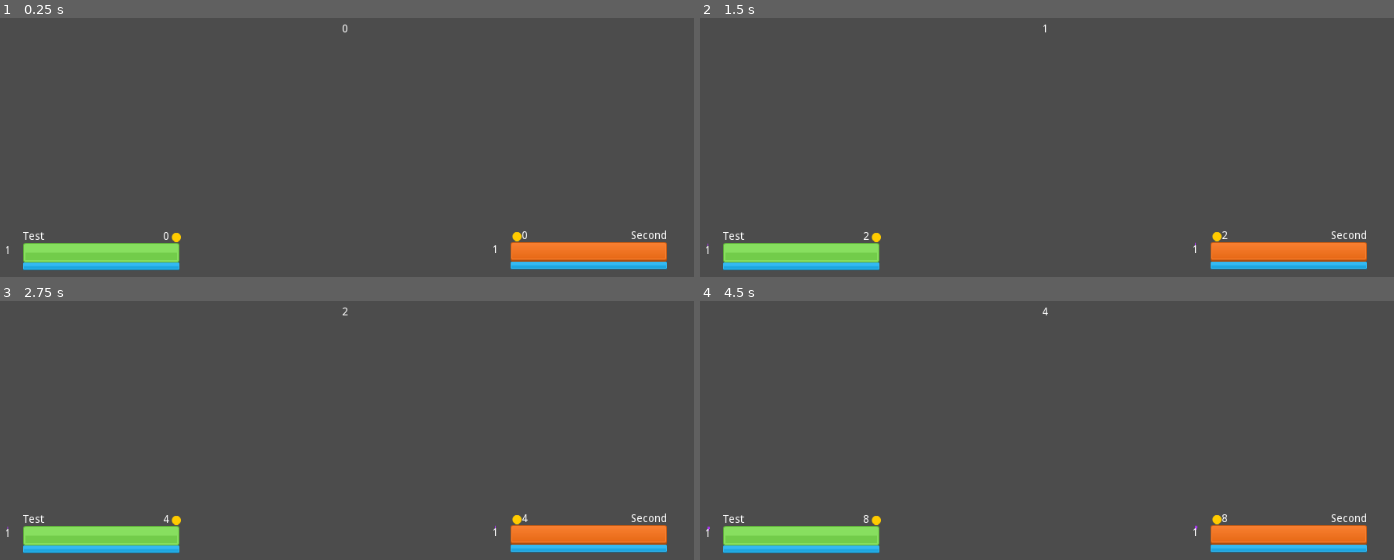
Above: before the commit, frames 1-4 (two rows, left to right).
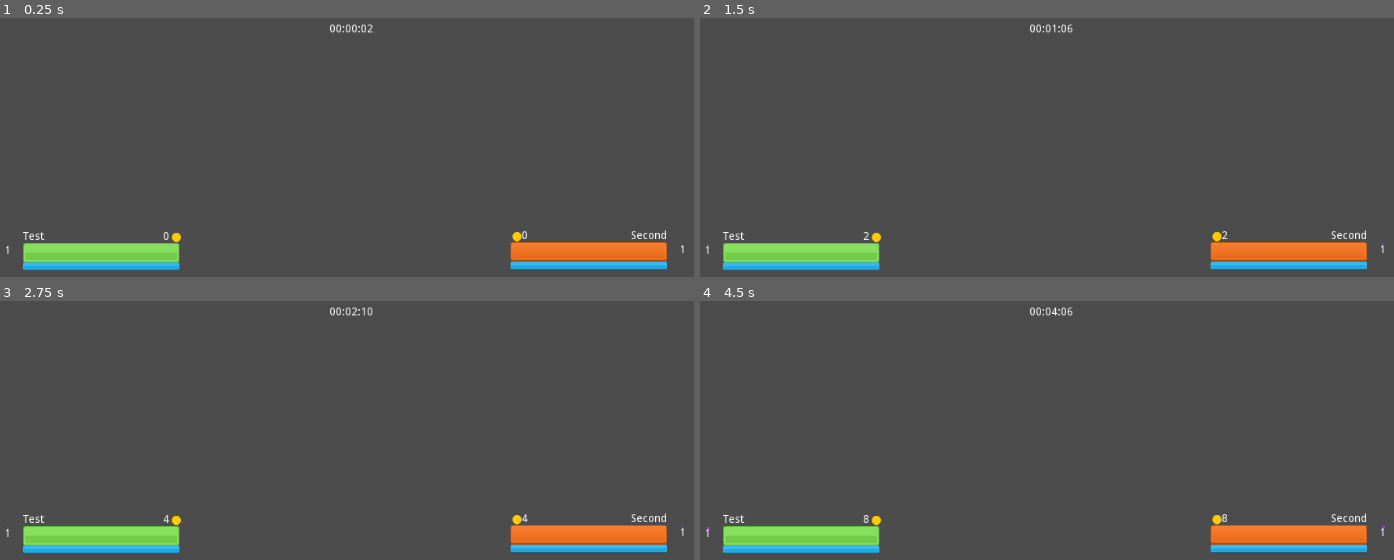
Above: after the commit, the same moments.

Repository: BliznyukNM/moba-manager
Game: Godot game, scene res://src/Match.tscn
Two runs of this game, one before a commit and one after it. Both use one fixed random seed, a clock stepped at 60 frames per second and the inputs below. The project has no main scene, so this scene is started directly.
Inputs:
- Up to frame 1 (0.25 s): no input
- Up to frame 2 (1.5 s): tap Enter at 0.5 s
- Up to frame 3 (2.75 s): no input
- Up to frame 4 (4.5 s): tap Space at 2.75 s; tap Enter at 3.5 s

The runs differ from the first frame. In frame 1, 0.1% of the frame differs, in the area x 47-99%, y 2-91%; in frame 2, 0.1%; in frame 3, 0.1%; in frame 4, 0.2%.

Commit message:
added time on top of the match UI

Diff:
--- a/moba-manager/src/CooldownValue.gd
+++ b/moba-manager/src/CooldownValue.gd
@@ -16,13 +16,12 @@
 	if on_cooldown: cooldown = max_cooldown
 
 
-var is_ready: bool setget , get_is_ready
-func get_is_ready() -> bool:
+func is_ready() -> bool:
 	return cooldown == 0
 
 
 func trigger() -> void:
-	if not self.is_ready: assert("attempt to trigger ability in cooldown")
+	if not is_ready(): assert("attempt to trigger ability in cooldown")
 	cooldown = max_cooldown
 
 
--- a/moba-manager/src/DireHeroUI.tscn
+++ b/moba-manager/src/DireHeroUI.tscn
@@ -28,3 +28,9 @@
 anchor_right = 0.0
 margin_left = -12.0
 margin_right = 0.0
+
+[node name="Experience" parent="." index="4"]
+anchor_left = 1.0
+anchor_right = 1.0
+margin_left = 10.0
+margin_right = 30.0
--- a/moba-manager/src/Match.gd
+++ b/moba-manager/src/Match.gd
@@ -5,14 +5,15 @@
 
 
 # TODO: move to some kind of hero database
-onready var heroes: Dictionary = {
+onready var heroes: = {
 	HeroKey.Test: preload("res://src/heroes/TestHero.tscn"),
 	HeroKey.SecondTest: preload("res://src/heroes/SecondTestHero.tscn")
 }
 
 
-onready var ui_root: MatchUI = $MatchUI
-onready var heroes_root: Node = $Heroes
+onready var ui_root: = $MatchUI
+onready var heroes_root: = $Heroes
+onready var time: = $"/root/Time"
 
 
 var _update_cooldown: float
@@ -34,11 +35,11 @@
 	for hero in heroes_root.get_children():
 		hero.update()
 	ui_root.update()
-	$"/root/Time".tick()
+	time.tick()
 
 
 func _physics_process(delta: float) -> void:
-	_update_cooldown += delta * $"/root/Time".updates_per_second * _time_multiplier
+	_update_cooldown += delta * time.updates_per_second * _time_multiplier
 	var ticks_amount = int(_update_cooldown)
 
 	for _i in range(0, ticks_amount):
--- a/moba-manager/src/MatchUI.gd
+++ b/moba-manager/src/MatchUI.gd
@@ -26,4 +26,4 @@
 	for fraction in ui_roots:
 		for hero in ui_roots[fraction].get_children():
 			hero.update()
-	time_label.text = str(time.get_passed_seconds())
+	time_label.text = str(time.get_passed_time())
--- a/moba-manager/src/Time.gd
+++ b/moba-manager/src/Time.gd
@@ -11,5 +11,9 @@
 	_ticks_passed += 1
 
 
-func get_passed_seconds() -> int:
-	return _ticks_passed / updates_per_second
+func get_passed_time() -> String:
+	return "%02d:%02d:%02d" % [
+		_ticks_passed / (updates_per_second * 60),
+		(_ticks_passed / updates_per_second) % 60,
+		_ticks_passed % updates_per_second
+	]
--- a/moba-manager/src/heroes/Hero.gd
+++ b/moba-manager/src/heroes/Hero.gd
@@ -117,14 +117,14 @@
 
 
 func _passive_gain() -> void:
-	if _gold_gain_ability.is_ready:
+	if _gold_gain_ability.is_ready():
 		self.gold += self._gold_per_gain
 		_gold_gain_ability.trigger()
-	if _exp_gain_ability.is_ready:
+	if _exp_gain_ability.is_ready():
 		self.experience += self._experience_per_gain
 		_exp_gain_ability.trigger()
 
 
 func attack_target(target: Hero) -> void:
-	if not _attack_ability.is_ready: return
+	if not _attack_ability.is_ready(): return
 	target.damage(self.attack)
